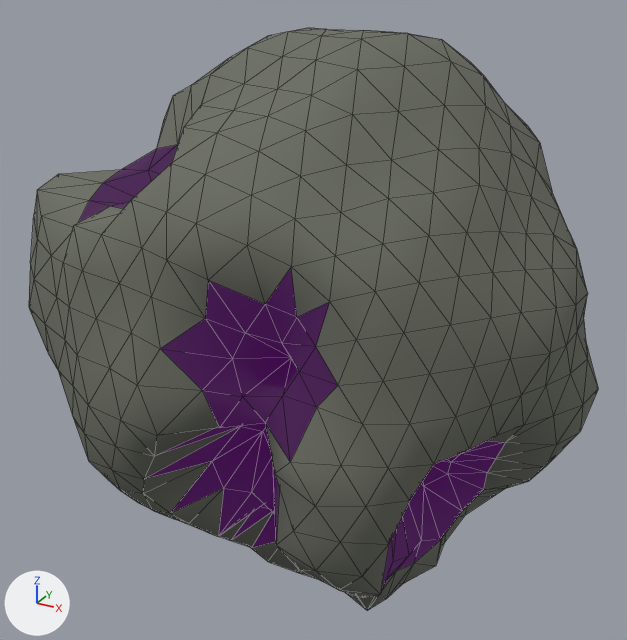
Before and after pictures for a commit that changed the glTF model assets/asteroids/asteroid_10.glb.
The view is the same before and after, from a camera (50 mm lens) standing at (1.153, -2.171, 1.16) and looking at (-0.04, -0.002, 0.075). The axes (+X, +Y, +Z) are drawn at lower left. The lights are the same throughout. The picture after the commit comes second. Mesh edges are drawn as thin lines.

Objects in the first picture: 'Asteroid_10'.
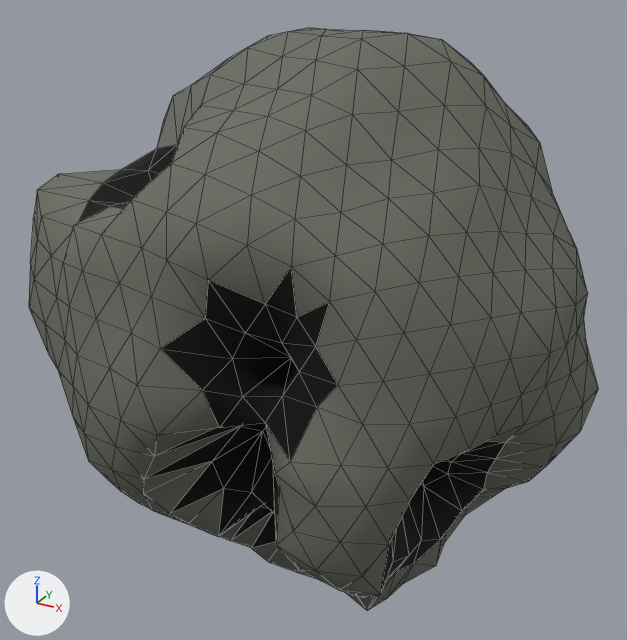
What differs and where, as boxes (x1, y1, x2, y2) in the pictures (627 x 640 px):
'Asteroid_10', recoloured, surface changed (darker)
    both: (77, 142, 507, 596)

Edits to the bpy script that builds the scene:
```text
Change mat_asteroidcrater_10:
    remove mat_asteroidcrater_10.emission_color = (0.042, 0.0, 0.063)  # dark purple #3a0047
    remove mat_asteroidcrater_10.emission_strength = 1.0
```
